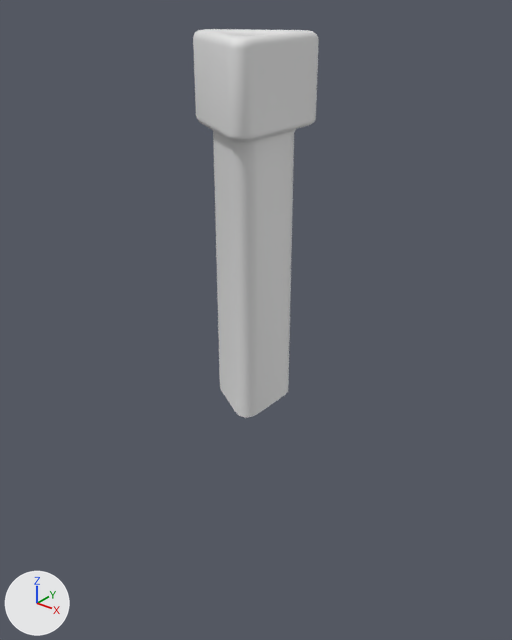
Before and after pictures for a commit that changed the FBX model Assets/mesh/triangle_pipe.fbx.
Both versions are drawn from a 50 mm lens placed at (102.9, 25.7, 10.6), pointed at (-0.8, 155.4, -69.8). Every picture has the same lights, and +X, +Y and +Z are marked at lower left. Where no turn or scale is listed for an object, it has been applied to the vertices.

Objects in the first picture: 'triangle_pipe'.
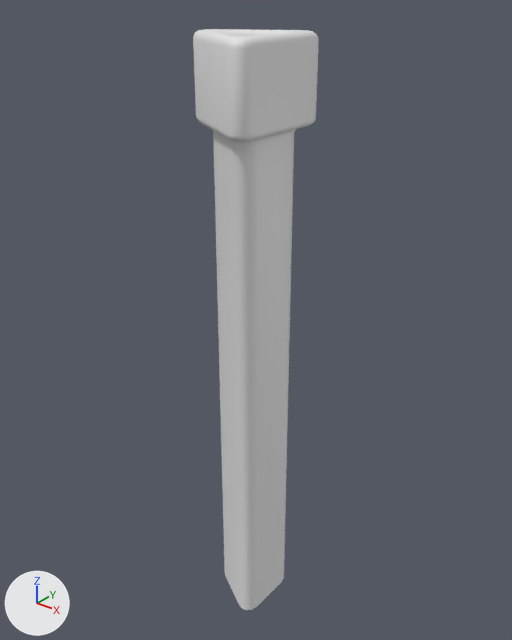
The change, as a diff of the scene's bpy script:
```diff
--- a/Assets/mesh/triangle_pipe.fbx.py
+++ b/Assets/mesh/triangle_pipe.fbx.py
@@ me_cylinder_002 @@
 me_cylinder_002.from_pydata(...)  # 330 vertices, 317 faces; spans x -13.6..11.2, y -13.9..13.9, z -89.1..0.0
 # used by ob_triangle_pipe; location = (0.0, 150.0, 0.0)
+# me_cylinder_002 part 1: all 15 vertices in x -8.3..8.7, y -9.3..9.3, z -89.1 are moved by (0.0, 0.0, -67.0)
 me_cylinder_002.materials.append(mat_pipe)
```

Changed parts and their boxes (x1, y1, x2, y2) in the pictures (512 x 640 px; the box of a moved part takes in the faces that stretch with it):
'triangle_pipe', reshaped (49% taller): before (193, 29, 319, 418); after (193, 29, 319, 610)
part 1 of me_cylinder_002, moved or reshaped: before (220, 386, 288, 418); after (220, 386, 288, 610)
